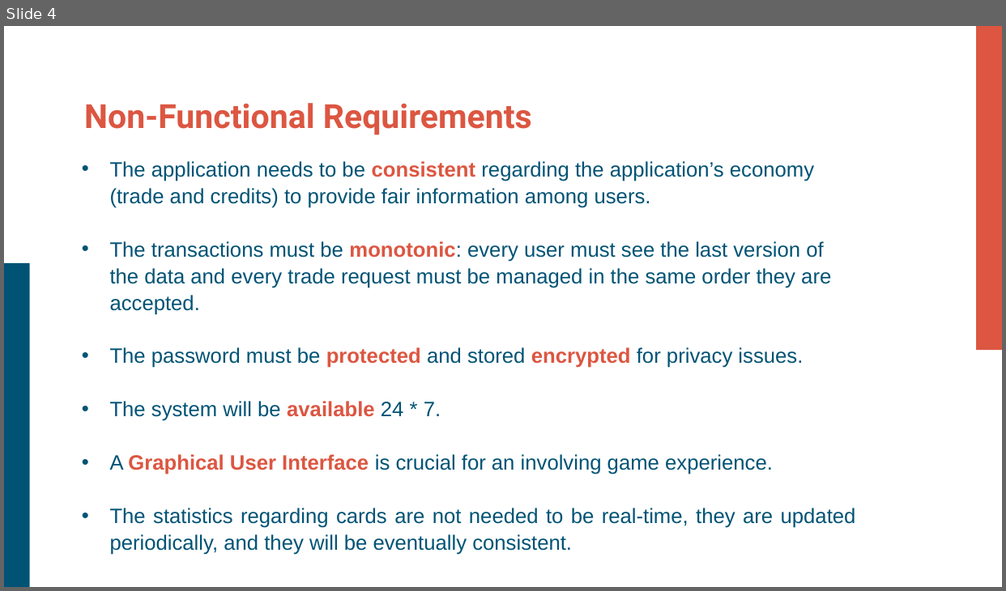
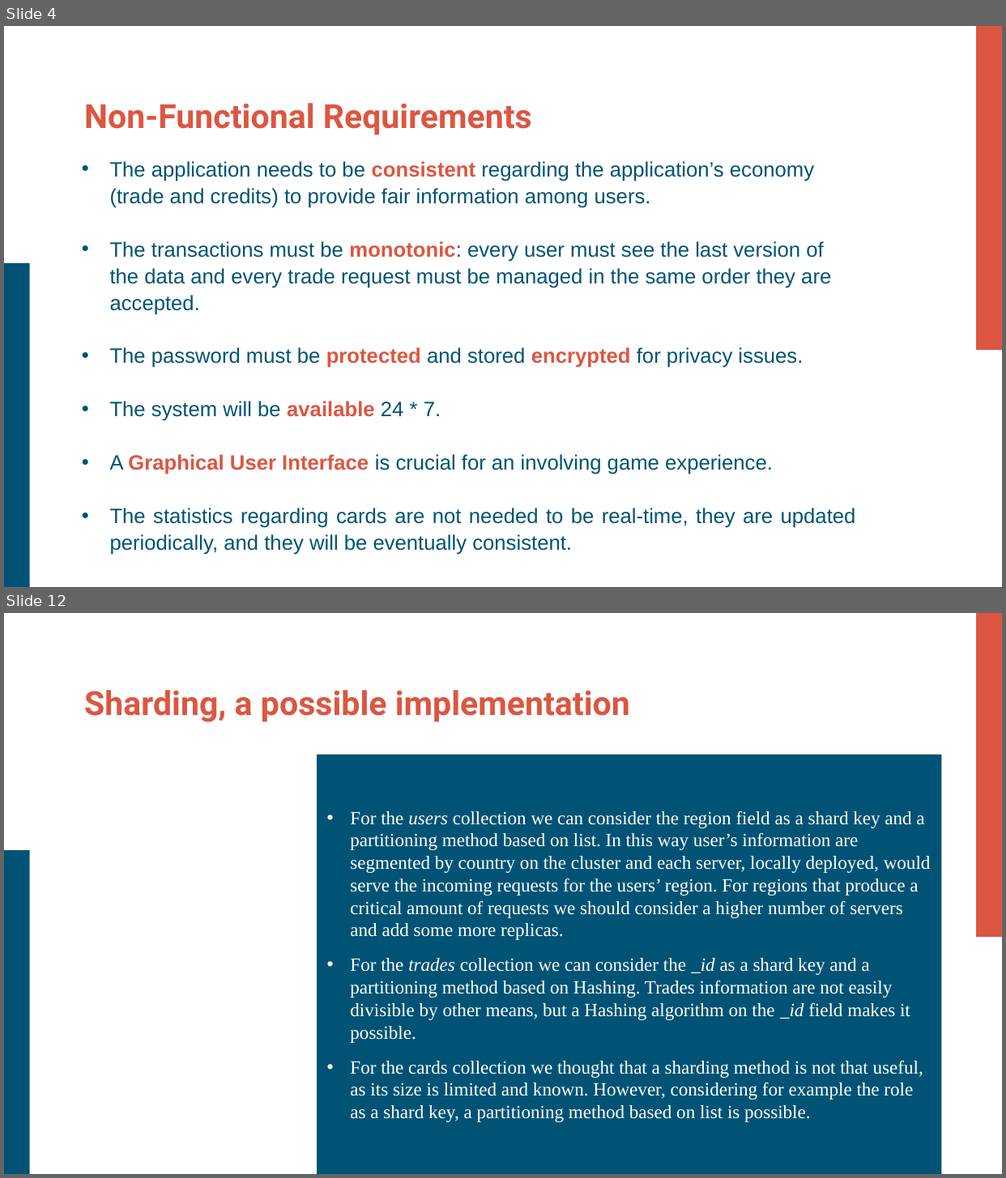
Before and after one commit to Plaza99/FantaManager, a slide deck: FantaManager-Presentation.pptx. Shown one above the other, each under a label of ours: slide 4 before the commit, slides 4 and 12 after it; the slides between them are not shown. The pictures are 1006x591 and 1006x1178 pixels, drawn with LibreOffice and Linux fonts; fonts in the diff are those of the drawing. Boxes give left, top, right and bottom in pixels: in the first picture for what was removed or moved away, otherwise in the second. Text is boxed around its words. In the diff, an @@ line names an element or a change of style, - is before the commit and + after.

```diff
--- a/FantaManager-Presentation.pptx
+++ b/FantaManager-Presentation.pptx
@@ slide 12 added at bbox=[4, 613, 1002, 1174], background #FFFFFF; not listed: 2 template elements that a slide beside it also shows @@
@@ title added at bbox=[84, 690, 630, 722], 32 pt, text #DC5641, bold @@
+Sharding, a possible implementation
@@ rectangle added at bbox=[317, 755, 942, 1174], fill #005375, 18 pt, text #FFFFFF @@
+• For the users collection we can consider the region field as a shard key and a partitioning method based on list. In this way user’s information are segmented by country on the cluster and each server, locally deployed, would serve the incoming requests for the users’ region. For regions that produce a critical amount of requests we should consider a higher number of servers and add some more replicas.
+• For the trades collection we can consider the _id as a shard key and a partitioning method based on Hashing. Trades information are not easily divisible by other means, but a Hashing algorithm on the _id field makes it possible.
+• For the cards collection we thought that a sharding method is not that useful, as its size is limited and known. However, considering for example the role as a shard key, a partitioning method based on list is possible.
@@ freeform shape added at bbox=[189, 1041, 192, 1046], fill #FFFFFF @@
@@ freeform shape added at bbox=[194, 1041, 197, 1046], fill #FFFFFF @@
@@ freeform shape added at bbox=[198, 1041, 201, 1046], fill #FFFFFF @@
@@ freeform shape added at bbox=[202, 1041, 206, 1046], fill #FFFFFF @@
```
Also in this commit, not shown: 5 slides changed, 6 other slides added, 2 slides removed.
